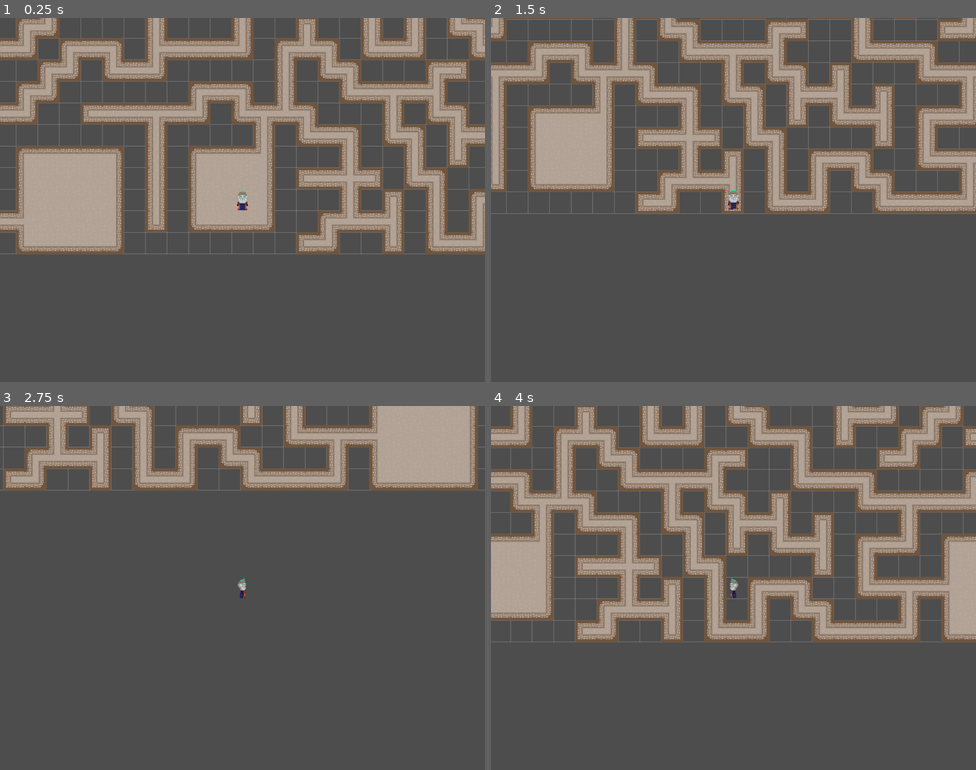
Above: before the commit, frames 1-4 (two rows, left to right).
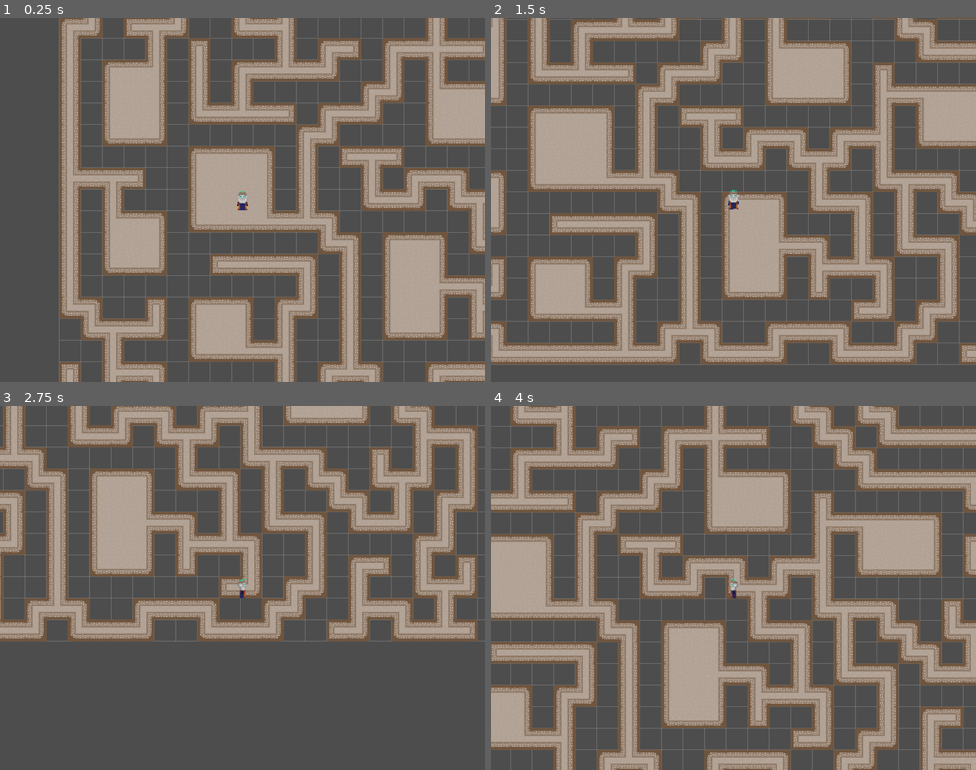
Above: after the commit, the same moments.

Repository: Taedenn/Procedural_Dungeon_Generator
Game: Godot game, scene res://scenes/auto_tile.tscn
Same seed, same stepped clock (60 frames per second), same inputs: the game is played once before the commit and once after it.
Inputs:
- Up to frame 1 (0.25 s): no input
- Up to frame 2 (1.5 s): tap Enter at 0.5 s; hold Right (right) 0.53-1.28 s; hold Down (down) from 1.28 s (still down)
- Up to frame 3 (2.75 s): release Down (down) at 2.03 s; hold Right (right) from 2.03 s (still down)
- Up to frame 4 (4 s): release Right (right) at 2.78 s; hold Up (up) 2.78-3.53 s; hold Left (left) from 3.53 s (still down)

The runs differ from the first frame. In frame 1, 53% of the frame differs, in the area x 0-100%, y 0-100%; in frame 2, 53%; in frame 3, 40%; in frame 4, 59%.

Commit message:
rooms may now connect w/ each other

Diff:
--- a/procedural-dungeon/scenes/auto_tile.tscn
+++ b/procedural-dungeon/scenes/auto_tile.tscn
@@ -431,8 +431,8 @@
 
 [node name="Auto_Tile" type="Node2D"]
 script = ExtResource("1_pk6on")
-map_width_cells = 128
-map_height_cells = 128
+map_width_cells = 64
+map_height_cells = 64
 num_rooms = 50
 min_room_size = Vector2i(3, 3)
 max_room_size = Vector2i(5, 5)
--- a/procedural-dungeon/scenes/player.tscn
+++ b/procedural-dungeon/scenes/player.tscn
@@ -97,6 +97,7 @@
 [node name="Player" type="CharacterBody2D"]
 z_index = 1
 y_sort_enabled = true
+position = Vector2(0, -1)
 collision_layer = 2
 collision_mask = 2
 script = ExtResource("1_g2els")
--- a/procedural-dungeon/scripts/auto_tile.gd
+++ b/procedural-dungeon/scripts/auto_tile.gd
@@ -88,9 +88,9 @@
 		return
 
 	start_points.shuffle()
-
-	for start in start_points:
-		flood_fill_corridors(start)
+	flood_fill_corridors(start_points.pop_front())
+	"for start in start_points:
+		flood_fill_corridors(start)"
 
 	if not corridor_tiles.is_empty():
 		tiles.set_cells_terrain_connect(corridor_tiles, 0, 0, true)
@@ -107,9 +107,9 @@
 		var connections: Array[Vector2i] = []
 		for tile in adjacent_tiles:
 			if (is_within_bounds(tile) and
-				not room_tiles.has(tile) and
-				is_adjacent_to_corridor(tile)):
-				connections.append(tile)
+				not room_tiles.has(tile)):
+					if (is_adjacent_to_corridor(tile) or get_adjacent_room_connections(tile) > 3):
+						connections.append(tile)
 		connections = reduce_array(connections)
 		tiles.set_cells_terrain_connect(connections, 0, 0, true)
 
@@ -135,7 +135,8 @@
 func reduce_array(arr: Array) -> Array:
 	var working_array = arr.duplicate()
 	while working_array.size() > 1:
-		var items_to_remove = working_array.size()/2
+		@warning_ignore("integer_division")
+		var items_to_remove = working_array.size() / 2
 		for i in range(items_to_remove):
 			var random_index = randi() % working_array.size()
 			working_array.remove_at(random_index)
@@ -189,6 +190,7 @@
 					is_within_bounds(neighbor) and
 					not is_adjacent_to_room(neighbor, 1)):
 					corridor_tiles.append(current)
+					#if current has at least one valid neighbor, place it
 
 					var connection_count = 0
 					var neighbor_directions = [Vector2i.RIGHT, Vector2i.LEFT, Vector2i.DOWN, Vector2i.UP]
@@ -239,6 +241,15 @@
 				return true
 	return false
 
+func get_adjacent_room_connections(pos: Vector2i) -> int:
+	var connections = 0
+	for room in room_tiles:
+		if(abs(room.x - pos.x) <= 1 and
+			abs(room.y - pos.y) <= 1):
+			connections += 1
+			print("tile ", room, " is adjacent to ", pos, " connections: ", connections)
+	return connections
+
 func is_adjacent_to_corridor(pos: Vector2i) -> bool:
 	var directions = [
 		Vector2i(pos.x + 1, pos.y),
